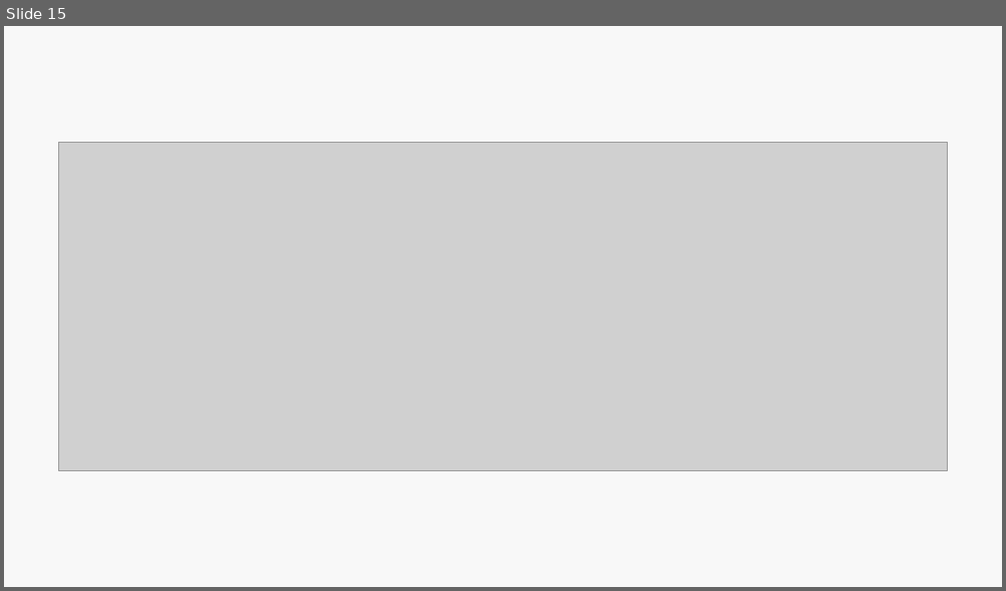
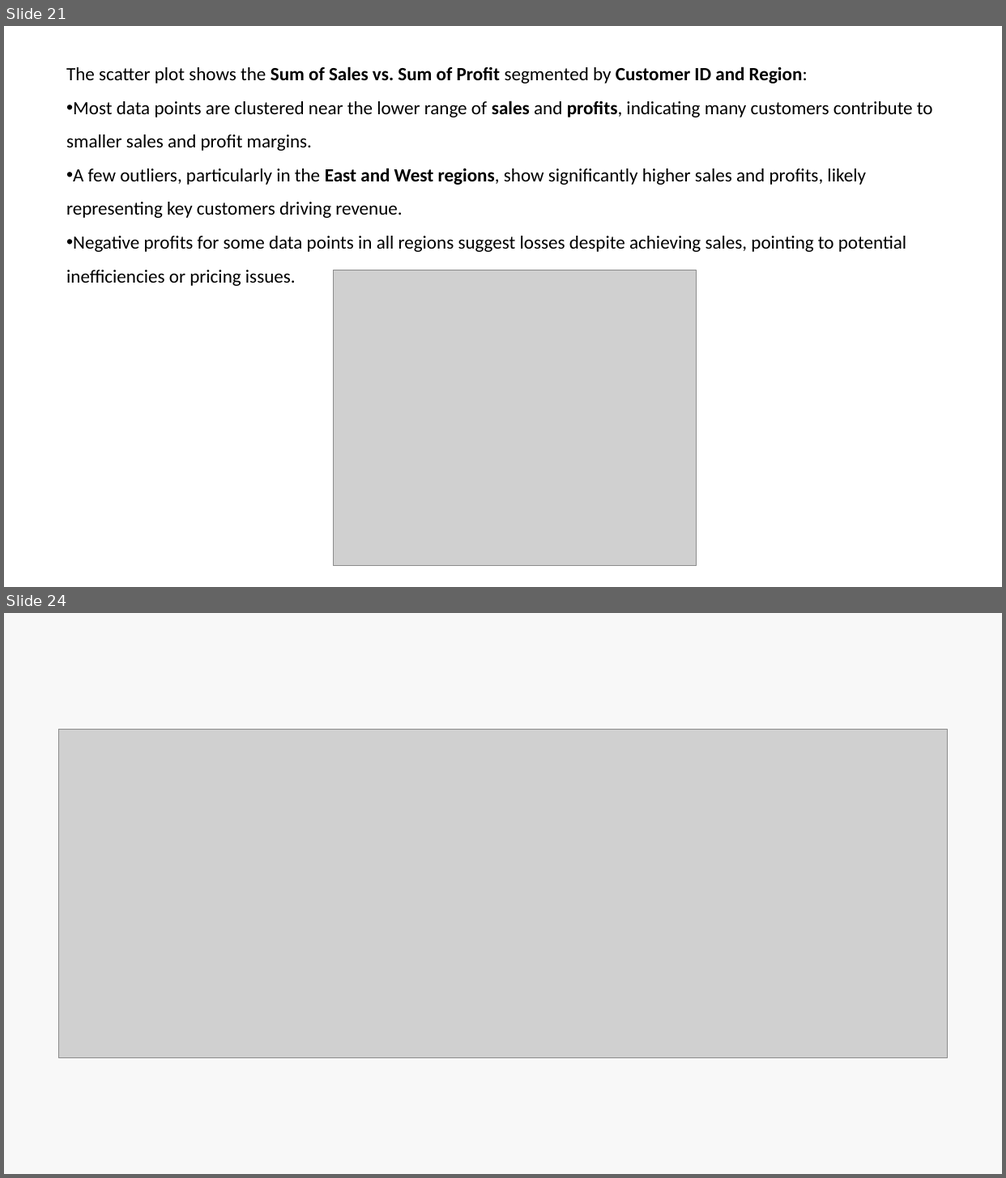
Before and after one commit to KeshavRuhela/infosysSpringboard5.0, a slide deck: ppt/project status 1.pptx. Shown one above the other, each under a label of ours: slide 15 before the commit, slides 21 and 24 after it; the slides between them are not shown. The pictures are 1006x591 and 1006x1178 pixels, drawn with LibreOffice and Linux fonts; fonts in the diff are those of the drawing; grey boxes stand for pictures. Boxes give left, top, right and bottom in pixels: in the first picture for what was removed or moved away, otherwise in the second. Text is boxed around its words. In the diff, an @@ line names an element or a change of style, - is before the commit and + after.

```diff
--- a/ppt/project status 1.pptx
+++ b/ppt/project status 1.pptx
@@ slide 21 added at bbox=[4, 26, 1002, 587], background #FFFFFF @@
@@ text added at bbox=[66, 66, 933, 286], 18 pt, text #000000 @@
+The scatter plot shows the Sum of Sales vs. Sum of Profit segmented by Customer ID and Region:
+• Most data points are clustered near the lower range of sales and profits, indicating many customers contribute to smaller sales and profit margins.
+• A few outliers, particularly in the East and West regions, show significantly higher sales and profits, likely representing key customers driving revenue.
+• Negative profits for some data points in all regions suggest losses despite achieving sales, pointing to potential inefficiencies or pricing issues.
@@ picture added at bbox=[334, 270, 696, 566] @@
@@ what was slide 15 is now slide 24 @@
```
Also in this commit, not shown: 12 other slides added, 5 slides removed.
